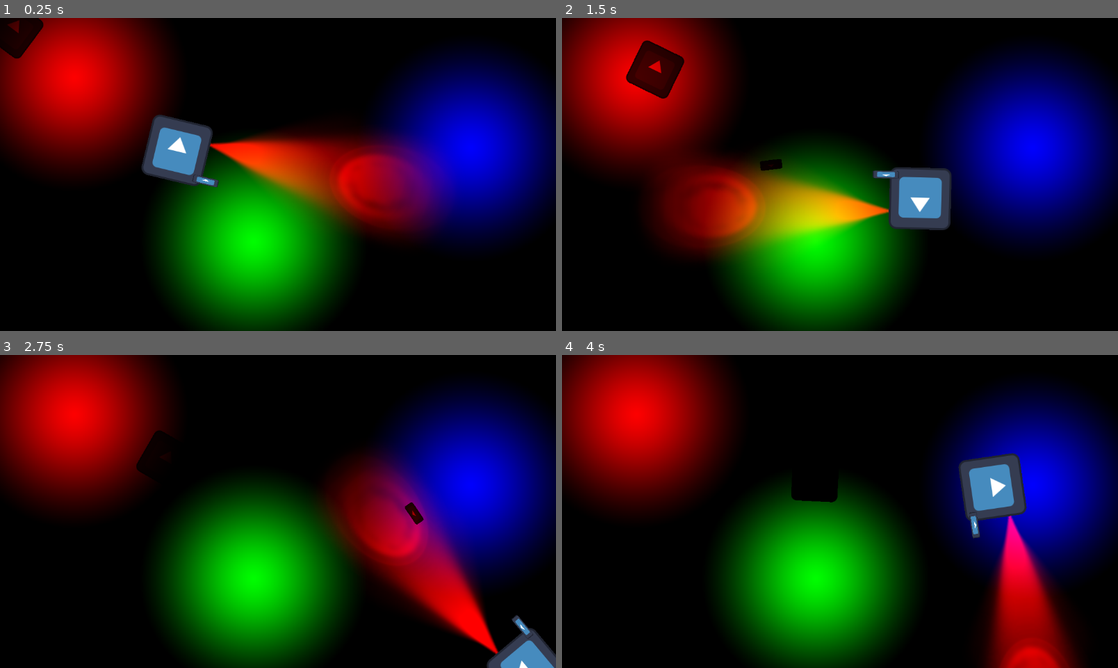
Above: before the commit, frames 1-4 (two rows, left to right).
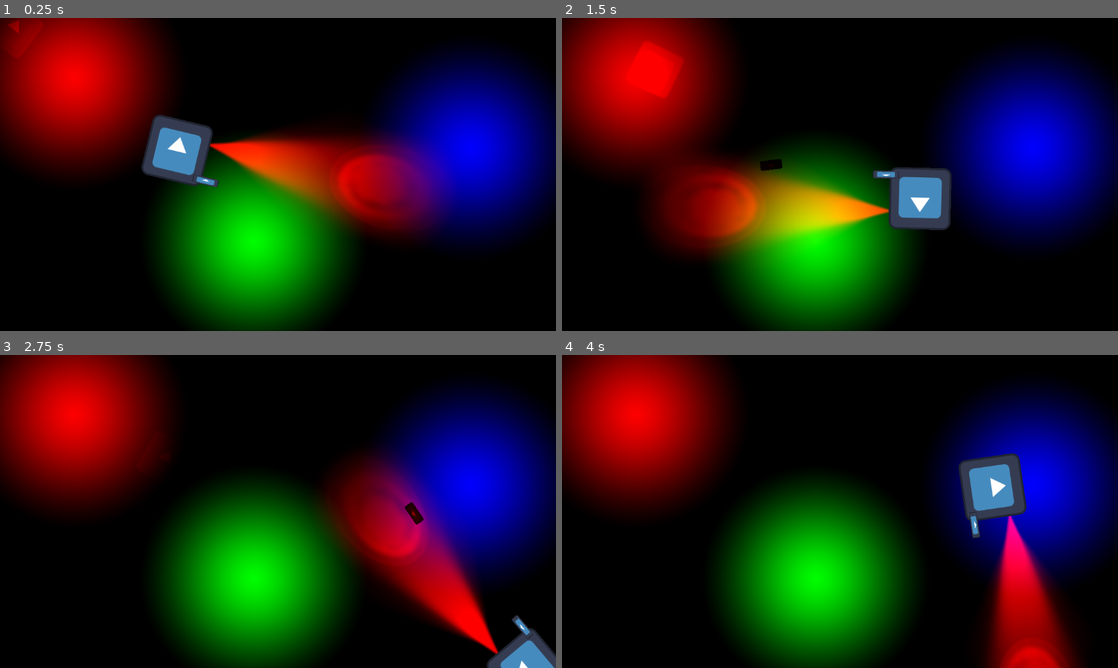
Above: after the commit, the same moments.

Repository: age-of-asparagus/chili-code-jam
Game: Godot game, scene res://world.tscn
The game is run twice, just before and just after one commit, with the same random seed, the same clock (stepped at 60 frames per second) and the same inputs. The engine's default icon, where the game draws it, is replaced by a stand-in: a white triangle on a blue panel in a dark square.
Inputs (mouse positions are in pixels of both pictures, inside the frame that each line leads up to):
- Up to frame 1 (0.25 s): no input
- Up to frame 2 (1.5 s): move the mouse to (962, 158) at 0.52 s; press the mouse at (962, 158) at 0.53 s; hold Right (ui_right) 0.53-1.28 s; move the mouse to (728, 190) at 1.27 s; release the mouse at (728, 190) at 1.28 s; hold Down (ui_down) from 1.28 s (still down); click (728, 190) at 1.35 s
- Up to frame 3 (2.75 s): move the mouse to (333, 442) at 2.02 s; release Down (ui_down) at 2.03 s; press the mouse at (333, 442) at 2.03 s; hold Right (ui_right) from 2.03 s (still down)
- Up to frame 4 (4 s): move the mouse to (812, 574) at 2.77 s; release Right (ui_right) at 2.78 s; release the mouse at (812, 574) at 2.78 s; hold Up (ui_up) 2.78-3.53 s; click (812, 574) at 2.85 s; move the mouse to (1006, 558) at 3.52 s; press the mouse at (1006, 558) at 3.53 s; hold Left (ui_left) from 3.53 s (still down)

The runs differ from the first frame. In frame 1, 0.7% of the frame differs, in the area x 0-8%, y 0-14%; in frame 2, 1.2%, in the area x 11-22%, y 7-26%; in frame 3, 0.5%; in frame 4, 0.5%.

Commit message:
OMG it works!

Diff:
--- /dev/null
+++ b/LightingSystem/Materials/Enemy.tres
@@ -0,0 +1,4 @@
+[gd_resource type="CanvasItemMaterial" format=3 uid="uid://clcwuoiilg8t8"]
+
+[resource]
+blend_mode = 1
--- a/LightingSystem/Shaders/light_only_black_transp.gdshader
+++ b/LightingSystem/Shaders/light_only_black_transp.gdshader
@@ -1,31 +1,42 @@
 shader_type canvas_item;
 render_mode light_only;
-uniform sampler2D screen_texture : hint_screen_texture, repeat_disable, filter_linear_mipmap;
+//uniform sampler2D screen_texture : hint_screen_texture, repeat_disable, filter_linear_mipmap;
 
 void vertex() {
 	// Called for every vertex the material is visible on.
 }
 
 void fragment() {
+	vec4 color = texture(TEXTURE, UV); // Get the sprite's texture color
+
+    // Check if the pixel is black (or nearly black to account for anti-aliasing)
+    if (color.rgb == vec3(0.0)) {
+        discard; // Discard black pixels, making them transparent
+    } else {
+        COLOR = color;
+    }
 	// Called for every pixel the material is visible on.
 	//COLOR = textureLod(screen_texture, SCREEN_UV, 0.0);
 	//COLOR = texture(TEXTURE, UV);
+	//COLOR.r=1.0;
+
+	//COLOR.a = 0.0;
 
     //vec4 tex_color = texture(TEXTURE, UV);
 
     // Sample the screen texture at this fragment's position.
     //vec4 light_color = texture(screen_texture, SCREEN_UV);
-//
+////
 	//
 	////COLOR.a=COLOR.r;
-	//if (length(light_color.rgb) < 3.0) {
+	//if (length(light_color.rgb) < 1.0) {
 		//COLOR.a = length(light_color.rgb)/3.0;
 	//}
 }
 
-void light() {
-	 //Called for every pixel for every light affecting the CanvasItem.
-	 //Uncomment to replace the default light processing function with this one
-
-	LIGHT=COLOR;
-}
+//void light() {
+	 ////Called for every pixel for every light affecting the CanvasItem.
+	 ////Uncomment to replace the default light processing function with this one
+//
+	//LIGHT=COLOR;
+//}
--- a/LightingSystem/Shaders/light_test_world.gdshader
+++ b/LightingSystem/Shaders/light_test_world.gdshader
@@ -17,7 +17,7 @@
     float luminance = (tex_color.r + tex_color.g + tex_color.b)/3.0;
     // set the alpha based on darkness at that point
 
-    COLOR.a = luminance;
+    //COLOR.a = luminance;
 }
 
 //void light() {
--- a/enemy.tscn
+++ b/enemy.tscn
@@ -1,7 +1,8 @@
-[gd_scene load_steps=5 format=3 uid="uid://bong5i513sa8s"]
+[gd_scene load_steps=6 format=3 uid="uid://bong5i513sa8s"]
 
 [ext_resource type="Script" path="res://enemy.gd" id="1_auvvt"]
 [ext_resource type="Texture2D" uid="uid://bhxwi07oy7bb4" path="res://icon.svg" id="2_31dpu"]
+[ext_resource type="Material" path="res://LightingSystem/Materials/Enemy.tres" id="2_43682"]
 
 [sub_resource type="CircleShape2D" id="CircleShape2D_0mk4i"]
 radius = 48.0416
@@ -15,6 +16,7 @@
 script = ExtResource("1_auvvt")
 
 [node name="Sprite2D" type="Sprite2D" parent="."]
+material = ExtResource("2_43682")
 scale = Vector2(0.75, 0.75)
 texture = ExtResource("2_31dpu")
 
--- a/world-light-testing.tscn
+++ b/light-testsworld.tscn
@@ -31,26 +31,28 @@
 
 [node name="Lights" type="Node2D" parent="Lighting"]
 
-[node name="Red" parent="Lighting/Lights" instance=ExtResource("1_glxkd")]
+[node name="Red" parent="Lighting/Lights" instance=ExtResource("1_k2p86")]
 position = Vector2(154, 123)
 color = Color(1, 0, 0, 1)
 
-[node name="Green" parent="Lighting/Lights" instance=ExtResource("1_glxkd")]
+[node name="Green" parent="Lighting/Lights" instance=ExtResource("1_k2p86")]
 position = Vector2(526, 463)
 color = Color(0, 1, 0, 1)
 range_item_cull_mask = 4
 
-[node name="Blue" parent="Lighting/Lights" instance=ExtResource("1_glxkd")]
+[node name="Blue" parent="Lighting/Lights" instance=ExtResource("1_k2p86")]
 position = Vector2(975, 269)
 color = Color(0, 0, 1, 1)
 range_item_cull_mask = 16
 
-[node name="Player" parent="." instance=ExtResource("2_ht7r4")]
+[node name="Player" parent="." instance=ExtResource("2_35kop")]
 position = Vector2(367, 274)
 
-[node name="PointLight2D" parent="Player" instance=ExtResource("3_1t61t")]
+[node name="PointLight2D" parent="Player" instance=ExtResource("3_q60gc")]
 position = Vector2(336, -25)
 color = Color(1, 0, 0, 1)
-texture = ExtResource("4_aj10d")
+texture = ExtResource("4_r06pc")
 
-[node name="Enemy" parent="." instance=ExtResource("5_ju5yr")]
+[node name="Enemy" parent="." instance=ExtResource("5_etmia")]
+
+[editable path="Enemy"]
Not shown: 1 places in light-testsworld.tscn that only renumber resources
